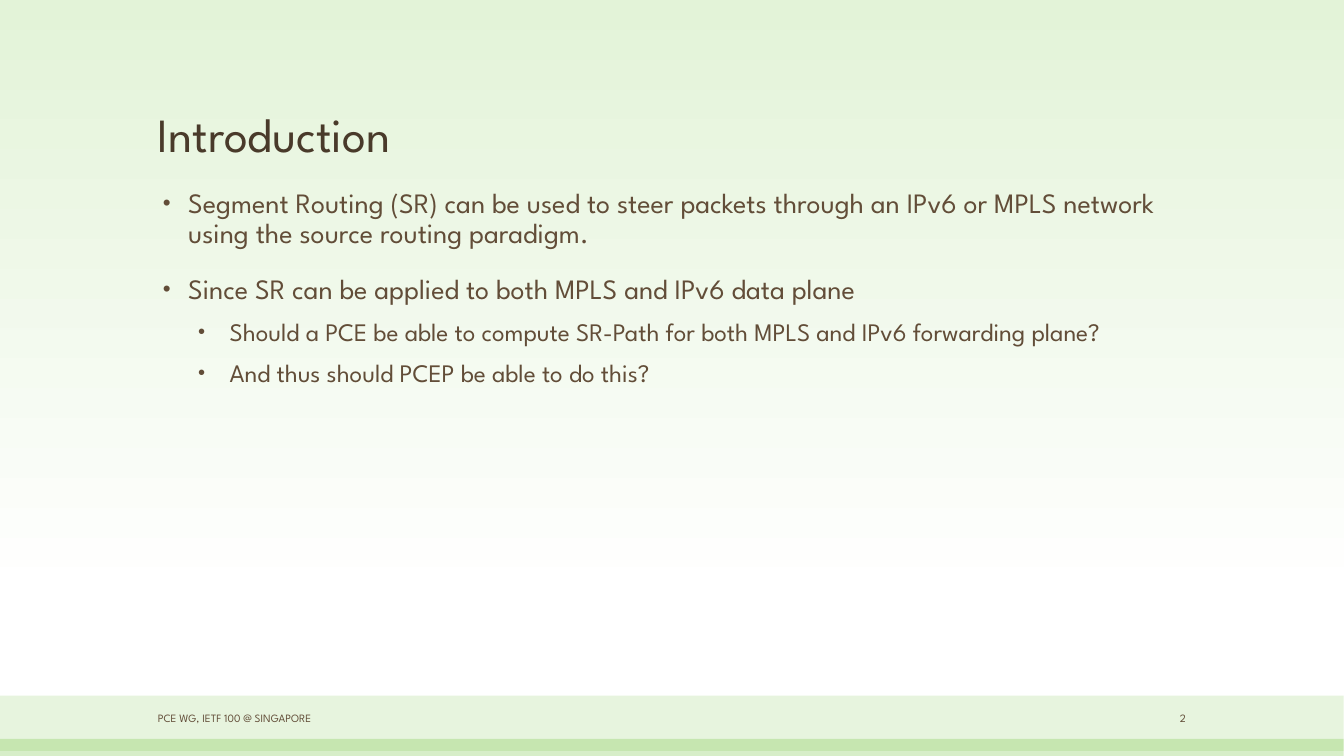
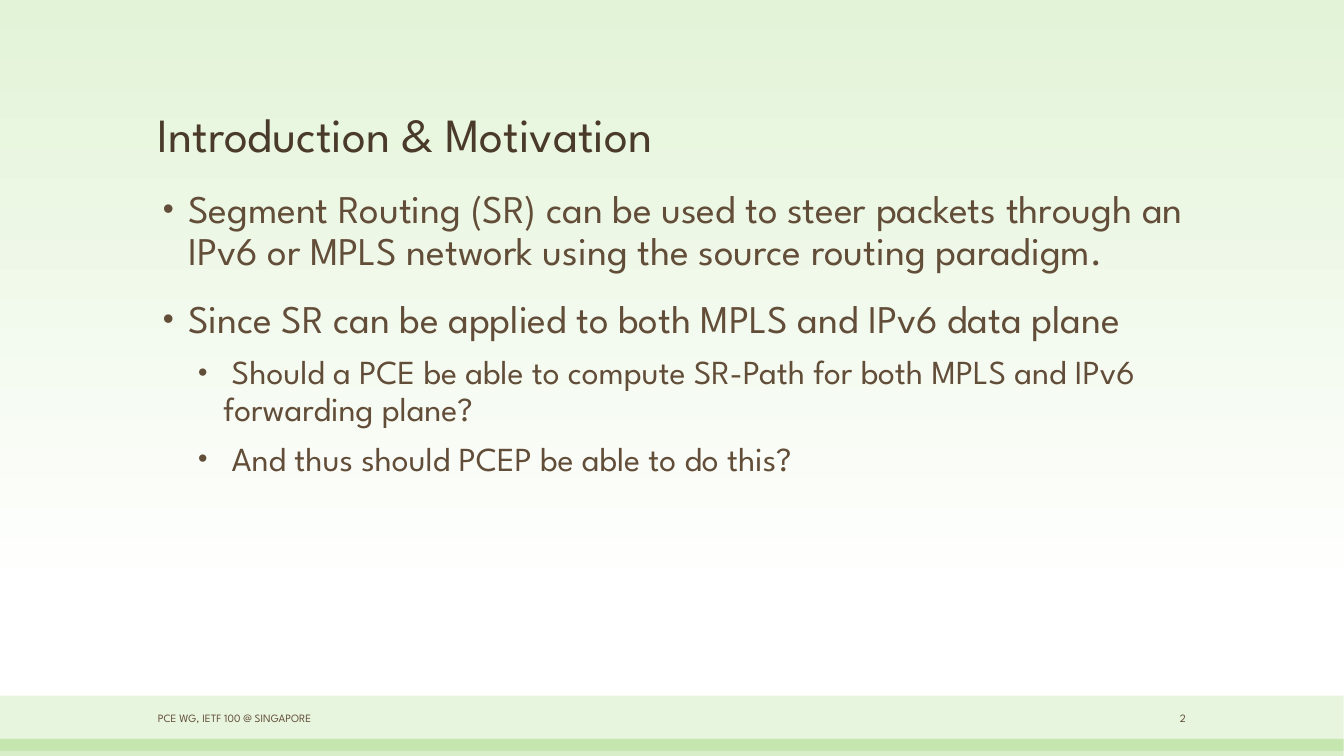
Before and after one commit to dhruvdhody-huawei/100, a slide deck: slide 2 of PCEP Extensions for Segment Routing leveraging the IPv6.pptx. Drawn at 1344x756 pixels with LibreOffice and Linux fonts; fonts in the diff are those of the drawing. Boxes give left, top, right and bottom in pixels: in the first picture for what was removed or moved away, otherwise in the second. Text is boxed around its words. In the diff, an @@ line names an element or a change of style, - is before the commit and + after.

```diff
--- a/PCEP Extensions for Segment Routing leveraging the IPv6.pptx
+++ b/PCEP Extensions for Segment Routing leveraging the IPv6.pptx
@@ title at <box>158,119,652,153</box>: text changed @@
-Introduction
+Introduction & Motivation
@@ text "Segment Routing (SR) can be ..." at <box>188,196,1182,472</box>: size 20 to 28 pt in "Segment Routing (SR) can be used to ...", "Since SR can be applied to both ..."; size 18 to 24 pt in "Should a PCE be able to compute ...", "And thus should PCEP be able to ..." @@
```
Also in this commit, not shown: 5 other slides changed, 1 other file.
